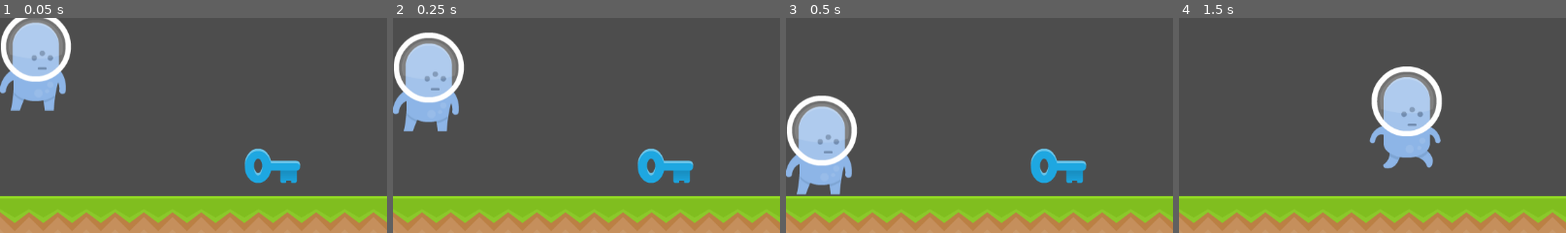
Above: before the commit, frames 1-4 (left to right).
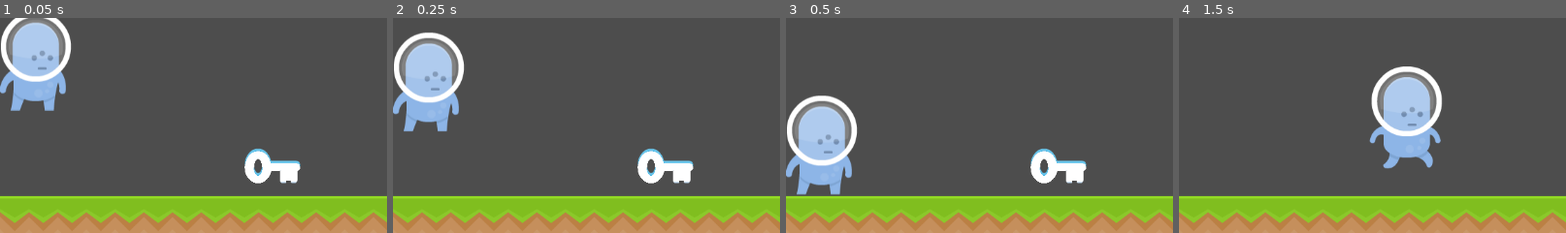
Above: after the commit, the same moments.

Repository: bsu-cs315/project2_demo
Game: Godot game, scene res://world/world.tscn
The game is run twice, just before and just after one commit, with the same random seed, the same clock (stepped at 60 frames per second) and the same inputs. Sound files missing from this copy of the repository are replaced by a short silence.
Inputs:
- Up to frame 1 (0.05 s): no input
- Up to frame 2 (0.25 s): no input
- Up to frame 3 (0.5 s): no input
- Up to frame 4 (1.5 s): hold D (move_right) from 0.53 s (still down); tap Space (jump) at 0.77 s
The pictures show only the part of the screen within x 24-74%, y 37-87%; the shares and areas given below are measured in that part.

The runs differ from the first frame. In frame 1, 1.3% of the frame differs, in the area x 63-78%, y 61-78%; in frame 2, 1.3%; in frame 3, 1.3%; in frame 4, nothing differs.

Commit message:
Recolor blue key to white key

Diff:
--- a/project/key/key.tscn
+++ b/project/key/key.tscn
@@ -1,7 +1,7 @@
 [gd_scene load_steps=4 format=3 uid="uid://c28y5f2f331ot"]
 
-[ext_resource type="Texture2D" uid="uid://bckr51w82cm24" path="res://key/keyBlue.png" id="1_j4yef"]
 [ext_resource type="Script" path="res://key/key.gd" id="1_rnea1"]
+[ext_resource type="Texture2D" uid="uid://bckr51w82cm24" path="res://key/white_key.png" id="2_emsfg"]
 
 [sub_resource type="CircleShape2D" id="CircleShape2D_axela"]
 radius = 42.107
@@ -10,7 +10,7 @@
 script = ExtResource("1_rnea1")
 
 [node name="Sprite" type="Sprite2D" parent="."]
-texture = ExtResource("1_j4yef")
+texture = ExtResource("2_emsfg")
 
 [node name="CollisionShape2D" type="CollisionShape2D" parent="."]
 shape = SubResource("CircleShape2D_axela")
Binary file removed: project/key/keyBlue.png
Binary file added: project/key/white_key.png
Not shown, changed: project/key/white_key.png.import
